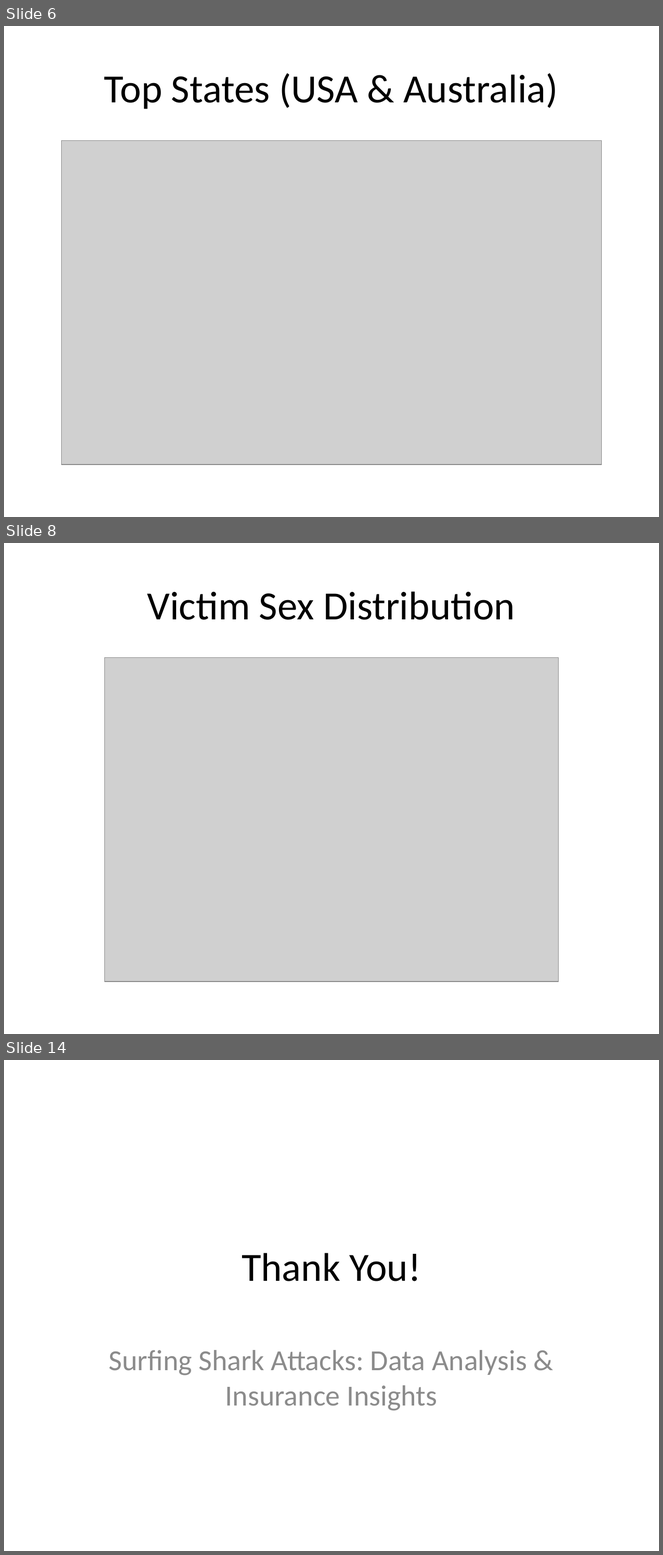
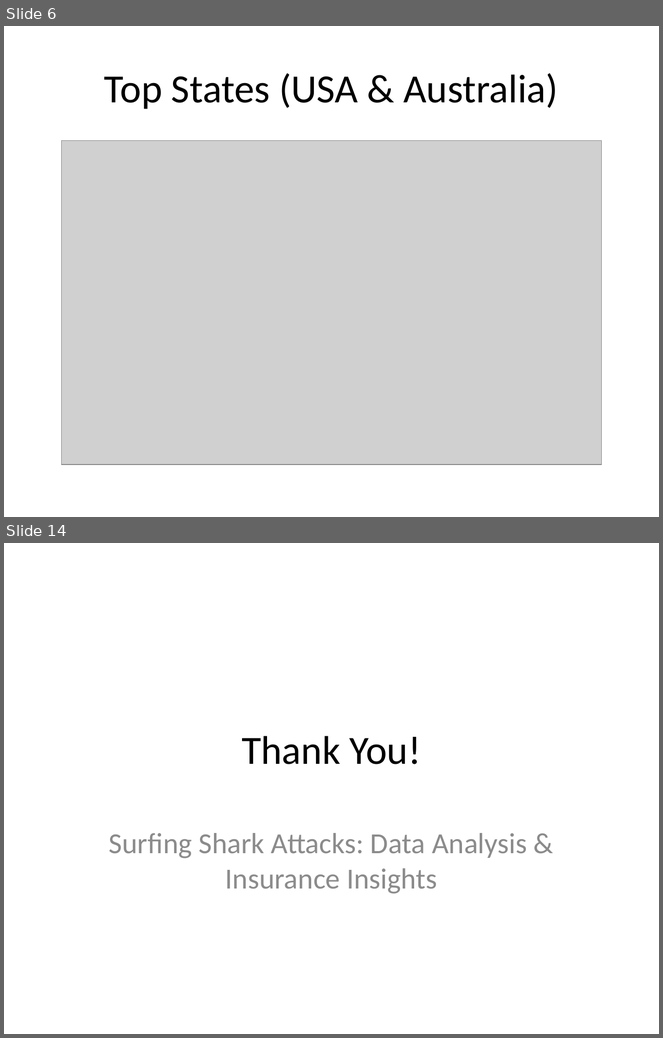
Before and after one commit to luispabloaiello-da/data-cleaning-pandas, a slide deck: Surfing_Shark_Attacks_Insights.pptx. Shown one above the other, each under a label of ours: slides 6, 8 and 14 before the commit, slides 6 and 14 after it; the slides between them are not shown. The pictures are 663x1555 and 663x1038 pixels, drawn with LibreOffice and Linux fonts; fonts in the diff are those of the drawing; grey boxes stand for pictures. Boxes give left, top, right and bottom in pixels: in the first picture for what was removed or moved away, otherwise in the second. Text is boxed around its words. In the diff, an @@ line names an element or a change of style, - is before the commit and + after.

```diff
--- a/Surfing_Shark_Attacks_Insights.pptx
+++ b/Surfing_Shark_Attacks_Insights.pptx
@@ slide 8 removed at box(4, 543, 659, 1034), background #FFFFFF @@
@@ title removed at box(147, 591, 515, 620) @@
-Victim Sex Distribution
@@ picture removed at box(105, 657, 559, 982) @@
```
Also in this commit, not shown: 6 slides changed, 1 slide added, 3 other files.
